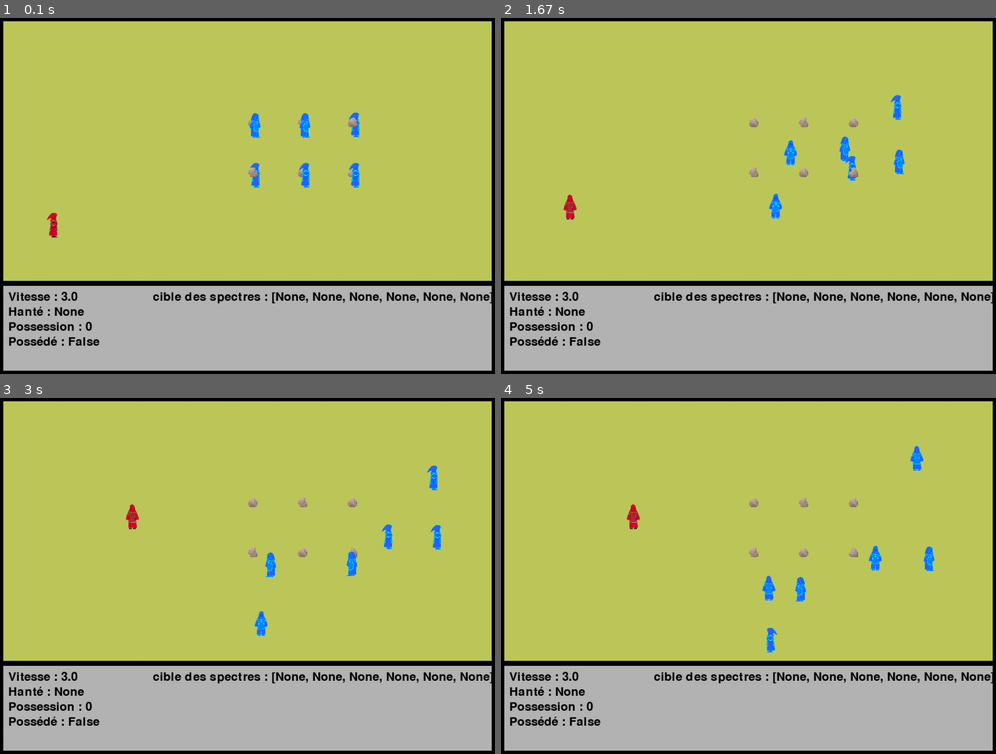
Above: before the commit, frames 1-4 (two rows, left to right).
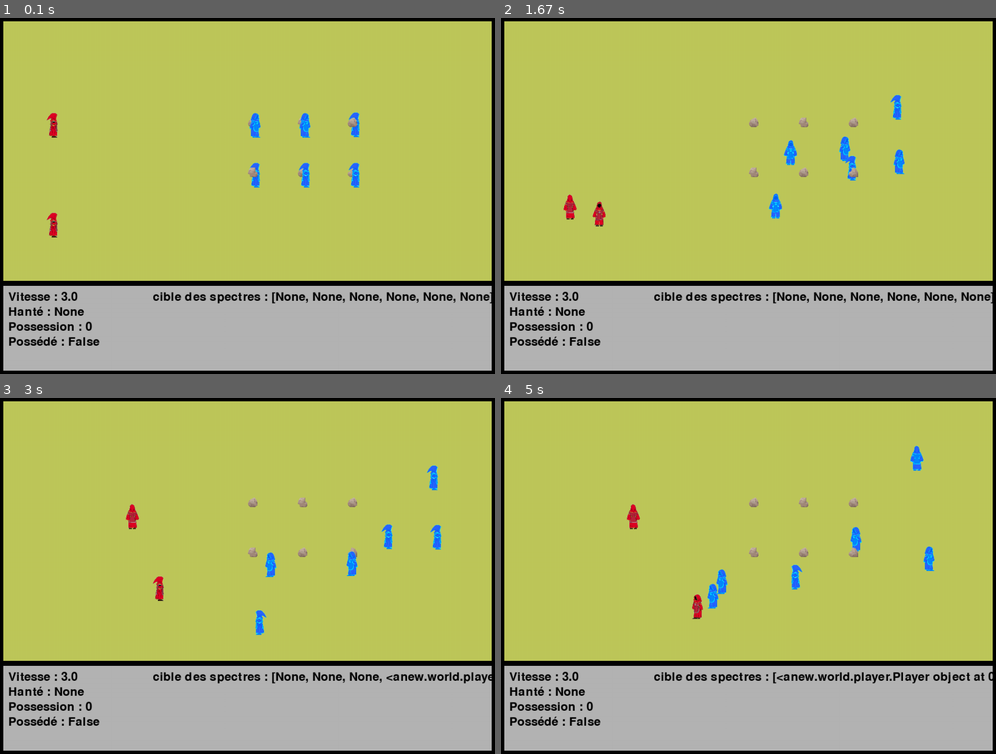
Above: after the commit, the same moments.

Repository: raphaeldupoux2/EvoWars2
Game: pygame game, started from anew/main.py
Same seed, same stepped clock (60 frames per second), same inputs: the game is played once before the commit and once after it.
Inputs (mouse positions are in pixels of both pictures, inside the frame that each line leads up to):
- Up to frame 1 (0.1 s): no input
- Up to frame 2 (1.67 s): click (748, 196) at 0.38 s; click (629, 199) at 0.72 s; click (595, 281) at 1.05 s; right-click (629, 124) at 1.38 s
- Up to frame 3 (3 s): click (69, 565) at 1.72 s; click (247, 618) at 2.05 s; click (376, 632) at 2.38 s; click (376, 543) at 2.72 s
- Up to frame 4 (5 s): click (901, 568) at 3.05 s; click (852, 511) at 3.38 s; click (595, 454) at 3.72 s; click (629, 640) at 4.05 s; click (926, 657) at 4.38 s; click (595, 707) at 4.72 s

The runs differ from the first frame. In frame 1, 0.1% of the frame differs, in the area x 9-12%, y 26-34%; in frame 2, 0.1%; in frame 3, 0.6%; in frame 4, 1.8%, in the area x 38-100%, y 36-81%.

Commit message:
ajout de client + serveur, on enleve les boutons de dans les classes pour les mettres plus haut niveaux

Diff:
--- /dev/null
+++ b/anew/client.py
@@ -0,0 +1,22 @@
+import pickle
+import socket
+import time
+
+
+class Client:
+    def __init__(self, game_instance):
+        self.game_instance = game_instance
+        self.client_socket = socket.socket(socket.AF_INET, socket.SOCK_STREAM)
+        self.ip, self.port = '127.0.0.1', 12345
+        self.client_socket.connect((self.ip, self.port))
+
+    def receive_world_data(self):
+        while True:
+            world_data = self.client_socket.recv(4096)
+            self.game_instance.world = self.deserialize_world(world_data)
+            # Ajoutez un délai pour ne pas surcharger la connexion
+            time.sleep(0.1)
+
+    def deserialize_world(self, data):
+        world = pickle.loads(data)
+        return world
--- /dev/null
+++ b/anew/game_instance.py
@@ -0,0 +1,61 @@
+import pygame
+import threading
+
+from anew.set_up import PygameSetUp
+from anew.world import World
+
+
+class GameInstance:
+    def __init__(self):
+        self.running = True
+        self.conf = PygameSetUp("FullStratFightTactic", 1000, 720, 60)
+        self.world = World(self.conf)
+
+    def exit(self, event):
+        if event.type == pygame.QUIT:
+            self.running = False
+
+    def joueur1_button(self, event):
+        if event.type == pygame.MOUSEBUTTONDOWN:
+            if event.button == 1:
+                self.world.player[1].position_affectee = event.pos
+
+    def joueur2_button(self, event):
+        if event.type == pygame.MOUSEBUTTONDOWN:
+            if event.button == 3:
+                self.world.player[0].position_affectee = event.pos
+
+    def event(self):
+        for event in pygame.event.get():
+            self.exit(event)
+            self.joueur1_button(event)
+            self.joueur2_button(event)
+
+    def game(self):
+        f1 = self.conf.fenetres.add_sous_fenetre(self.conf.main_window, (10, 10), 980, 520, "campagne")
+        f2 = self.conf.fenetres.add_sous_fenetre(self.conf.main_window, (10, 540), 980, 170, "stats")
+
+        while self.running:
+            self.event()
+
+            f1.window.fill((190, 200, 90))
+            f2.window.fill((180, 180, 180))
+
+            self.world.run(f1)
+            self.world.affiche_stat(f2)
+
+            for f in self.conf.fenetres.all:
+                f.comportement()
+
+            self.conf.curseur.refresh_curseur()
+            self.conf.main_window.window_refresh()
+            self.conf.horloge.fps_control()
+
+            # Ajoutez un délai pour ne pas surcharger la connexion
+            # time.sleep(0.1)
+
+    def creer_un_thread(self, cible):
+        thread = threading.Thread(target=cible)
+        print('thread créé')
+        thread.daemon = True
+        thread.start()
--- a/anew/main.py
+++ b/anew/main.py
@@ -1,44 +1,22 @@
-import pygame
+import threading
 
-from anew.set_up import PygameSetUp
-from anew.world import World
+from anew.client import Client
+from anew.game_instance import GameInstance
+from anew.serveur import Serveur
 
 
-class GameInstance:
-    def __init__(self):
-        self.running = True
-        self.conf = PygameSetUp("FullStratFightTactic", 1000, 720, 60)
-        self.world = World(self.conf)
+if __name__ == "__main__":
+    game_instance = GameInstance()
 
-    def exit(self, event):
-        if event.type == pygame.QUIT:
-            self.running = False
+    # serveur = Serveur(game_instance)
+    # print('serveur pass')
+    # thread_serveur = threading.Thread(target=serveur.accept_connections)
+    # thread_serveur.daemon = True
+    # thread_serveur.start()
+    #
+    # client = Client(game_instance)
+    # thread_client = threading.Thread(target=client.receive_world_data)
+    # thread_client.daemon = True
+    # thread_client.start()
 
-    def event(self):
-        for event in pygame.event.get():
-            self.exit(event)
-            self.world.button(event)
-
-    def game(self):
-        f1 = self.conf.fenetres.add_sous_fenetre(self.conf.main_window, (10, 10), 980, 520, "campagne")
-        f2 = self.conf.fenetres.add_sous_fenetre(self.conf.main_window, (10, 540), 980, 170, "stats")
-
-        while self.running:
-            self.event()
-
-            f1.window.fill((190, 200, 90))
-            f2.window.fill((180, 180, 180))
-
-            self.world.run(f1)
-            self.world.affiche_stat(f2)
-
-            for f in self.conf.fenetres.all:
-                f.comportement()
-
-            self.conf.curseur.refresh_curseur()
-            self.conf.main_window.window_refresh()
-            self.conf.horloge.fps_control()
-
-
-g = GameInstance()
-g.game()
+    game_instance.game()
--- /dev/null
+++ b/anew/serveur.py
@@ -0,0 +1,30 @@
+import pickle
+import socket
+import time
+
+
+class Serveur:
+    def __init__(self, game_instance):
+        self.game_instance = game_instance
+        self.server_socket = socket.socket(socket.AF_INET, socket.SOCK_STREAM)
+        self.ip, self.port = '127.0.0.1', 12345  # 127.0.0.1 correspond à l'ip de l'hote dans lequel le jeu est exécuté
+        self.server_socket.bind((self.ip, self.port))  # adresse sera 127.0.0.1:1245
+        self.server_socket.listen(1)
+        self.client_socket, self.address = None, None
+
+    def accept_connections(self):
+        print('Waiting for connection...')
+        self.client_socket, self.address = self.server_socket.accept()
+        print('Connection established with', self.address)
+        self.send_world_data()
+
+    def send_world_data(self):
+        while True:
+            world_data = self.serialize_world()
+            self.client_socket.send(world_data)
+            # Ajoutez un délai pour ne pas surcharger la connexion
+            time.sleep(0.1)
+
+    def serialize_world(self):
+        world_data = pickle.dumps(self.game_instance.world)
+        return world_data
--- a/anew/world/__init__.py
+++ b/anew/world/__init__.py
@@ -14,14 +14,15 @@
         self.player = []
         self.spectre = []
         self.pierre_tombale = []
-        self.tree = []
 
         Player(self, (100, 400), 3, self.dimension_humain, 300, 500)
+        Player(self, (100, 200), 3, self.dimension_humain, 300, 500)
+
         Cimetiere(self)
 
     @property
     def all_objects(self):
-        return self.player + self.spectre + self.pierre_tombale + self.tree
+        return self.player + self.spectre + self.pierre_tombale
 
     @property
     def all_objects_sorted(self):
@@ -49,7 +50,3 @@
         w.window.blit(player_possede, (10, 70))
         w.window.blit(player_is_contoled, (10, 100))
         w.window.blit(spectre_cible, (300, 10))
-
-    def button(self, event):
-        for p in self.player:
-            p.button(event)
--- a/anew/world/acteur.py
+++ b/anew/world/acteur.py
@@ -1,5 +1,6 @@
 import math
 import pygame
+from abc import ABC, abstractmethod
 
 
 class Famille:
@@ -8,13 +9,17 @@
         self.vivant: bool = vivant
 
 
-class Acteur:
+class Acteur(ABC):
     def __init__(self, monde, type_objet, coords: tuple, vitesse: float = 0, vivant=None):
         self.monde = monde
         self.famille = Famille(type_objet, vivant)
         self.x, self.y = coords
         self.vitesse = vitesse
         self.vitesse_ref = vitesse
+
+    @abstractmethod
+    def behavior(self):
+        pass
 
     def move_in_direction(self, direction):
         """
--- /dev/null
+++ b/anew/world/camera.py
@@ -0,0 +1,13 @@
+from anew.world.acteur import Acteur
+
+
+class Camera(Acteur):
+
+    def __init__(self, game_instance, x, y, cible=None):
+        super().__init__(game_instance, x, y, 0, 0, 0, (0, 0, 0), False, False)
+        self.cible = cible
+
+    # def comportement(self):
+    #     if self.cible is not None:
+    #         self.x = self.cible.x - self.game_instance.width / 2 + self.cible.sizeX / 2
+    #         self.y = self.cible.y - self.game_instance.hidth / 2 + self.cible.sizeY / 2
--- a/anew/world/domaine_mortuaire/spectre.py
+++ b/anew/world/domaine_mortuaire/spectre.py
@@ -11,7 +11,7 @@
     def __init__(self, monde, coords: tuple, vitesse, dimension):
         super().__init__(monde, "creature", coords, vitesse=vitesse)
         self.image = ImageSorcier(dimension, 'picture/sorcier_fantome.png')
-        self._cible_potentiel = self.monde.player[0]
+        self._cible_potentiel = self.monde.player
         self.cible = None
         self.direction = 0  # en radian
         self.pierre_tombale = None
@@ -29,9 +29,10 @@
             self.cible = None
 
     def chasse_cible_potentiel_dans_aire_pierre_tombale(self):  # si quelqu'un s'approche trop près de la pierre tombale alors il le prend pour cible
-        if self.pierre_tombale.distance_avec((self._cible_potentiel.x, self._cible_potentiel.y)) <= self.pierre_tombale.radius:
-            if self._cible_potentiel.etat.possession['is_controled'] is False:
-                self.cible = self._cible_potentiel
+        for c in self._cible_potentiel:
+            if self.pierre_tombale.distance_avec((c.x, c.y)) <= self.pierre_tombale.radius:
+                if c.etat.possession['is_controled'] is False:
+                    self.cible = c
 
     def direction_calcul(self):
         if self.pierre_tombale is not None:
--- a/anew/world/effet.py
+++ b/anew/world/effet.py
@@ -12,11 +12,15 @@
         if self.etat.slow > 0:
             self.acteur.vitesse = max(3 / 4 * self.acteur.vitesse_ref - self.etat.slow / 100, 0) + self.acteur.vitesse_ref / 4
 
+    def possession_effect(self):
+        if self.etat.possession['is_controled'] is True:
+            self.acteur.move_to_position((self.etat.possession['possesseur'].x, self.etat.possession['possesseur'].y))
+
     def retablissement(self):
         if not self.etat.is_being_slow:
             self.etat.slow = max(self.etat.slow - 1/2, 0)
         if not self.etat.is_being_possessed:
-            self.etat.possession['intensity'] = max(self.etat.possession['intensity'] - 1/2, 0)
+            self.etat.possession['intensity'] = max(self.etat.possession['intensity'] - 1/5, 0)
         if self.etat.possession['intensity'] <= 200:
             self.etat.possession['is_controled'] = False
         if self.etat.possession['intensity'] <= 0:
@@ -38,10 +42,6 @@
             if compte_possession_instance == 0:
                 self.etat.is_being_possessed = False
 
-    def possession_effect(self):
-        if self.etat.possession['is_controled'] is True:
-            self.acteur.move_to_position((self.etat.possession['possesseur'].x, self.etat.possession['possesseur'].y))
-
     def apply(self):
         self.slow_effect()
         self.possession_effect()
--- a/anew/world/player.py
+++ b/anew/world/player.py
@@ -14,8 +14,7 @@
         self.image = ImageSorcier(dimension, 'picture/sorcier_rouge.png')
         self.etat = Etat(slow_max, possession_max)
         self.effet_subis = Effet(self.monde, self, self.etat)
-        self.clic_gauche = (self.x, self.y)
-        self.clic_droit = (self.x, self.y)
+        self.position_affectee = (self.x, self.y)
         self.monde.player.append(self)
 
     def print_image(self, w):
@@ -29,12 +28,5 @@
     def behavior(self, w):
         self.print_image(w)
         if self.etat.possession['is_controled'] is False:
-            self.move_to_position(self.clic_droit)
+            self.move_to_position(self.position_affectee)
         self.effet_subis.apply()
-
-    def button(self, event):
-        if event.type == pygame.MOUSEBUTTONDOWN:
-            if event.button == 1:
-                self.clic_gauche = event.pos
-            elif event.button == 3:
-                self.clic_droit = event.pos
